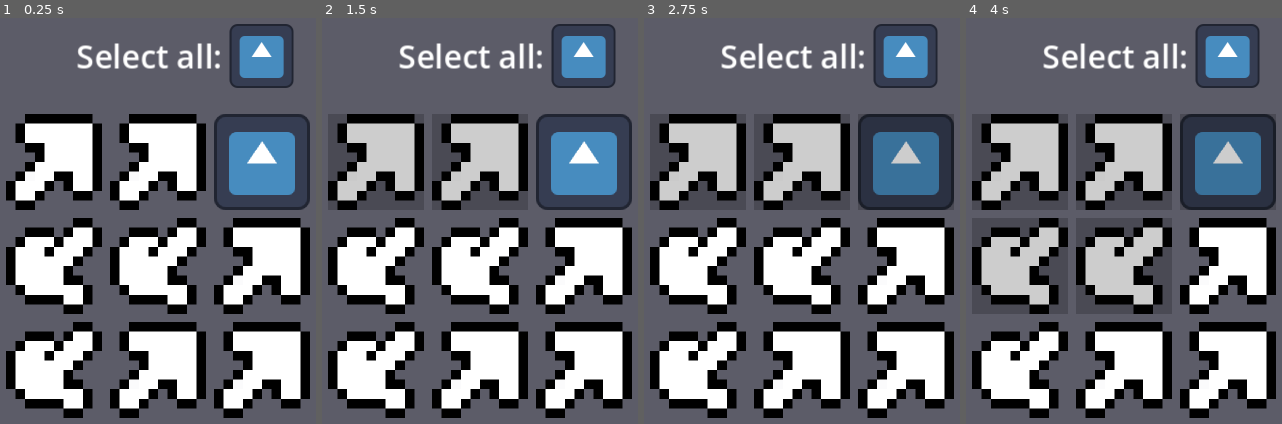
Above: before the commit, frames 1-4 (left to right).
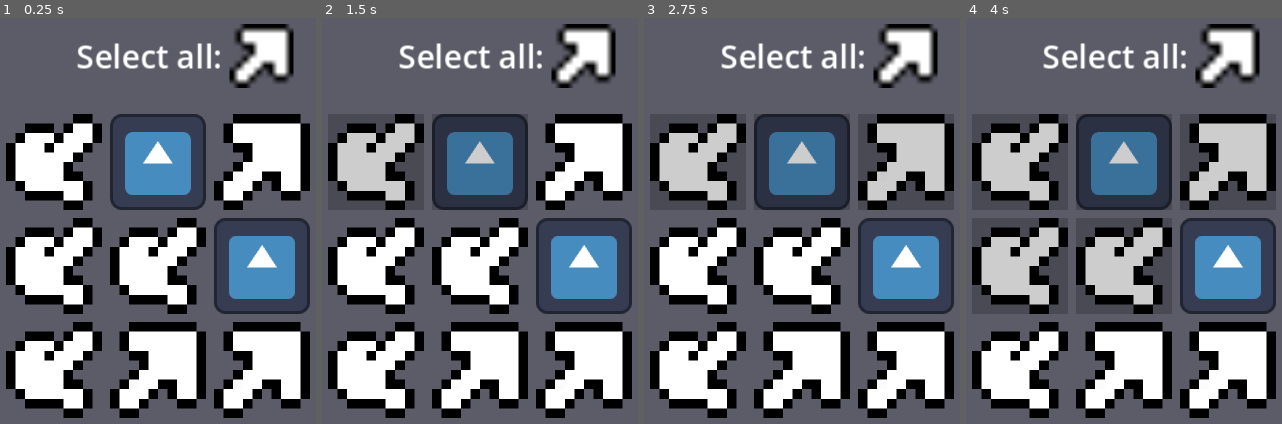
Above: after the commit, the same moments.

Repository: my-koala/UHackathon2025
Game: Godot game, scene res://assets/microgame/select_image/select_image.tscn
Two runs of this game, one before a commit and one after it. Both use one fixed random seed, a clock stepped at 60 frames per second and the inputs below. The project has no main scene, so this scene is started directly. The engine's default icon, where the game draws it, is replaced by a stand-in: a white triangle on a blue panel in a dark square.
Inputs (mouse positions are in pixels of both pictures, inside the frame that each line leads up to):
- Up to frame 1 (0.25 s): no input
- Up to frame 2 (1.5 s): click (375, 160) at 0.5 s; click (480, 160) at 1.25 s
- Up to frame 3 (2.75 s): click (906, 160) at 2 s
- Up to frame 4 (4 s): click (1019, 265) at 2.75 s; click (1124, 265) at 3.5 s

The runs differ from the first frame. In frame 1, 28% of the frame differs, in the area x 1-99%, y 1-73%; in frame 2, 27%; in frame 3, 27%; in frame 4, 27%.

Commit message:
One last logic change

Diff:
--- a/scripts/microgame/select_image/select_image.gd
+++ b/scripts/microgame/select_image/select_image.gd
@@ -26,17 +26,12 @@
 	_correct_buttons = 0
 	_expected_buttons = 0
 
-	# Select a smaller selection of 4 textures to use for the microgame
-	var button_textures: Array[Texture2D] = []
-	for i: int in range(4):
-		button_textures.append(image_library[randi() % image_library.size()])
-
 	# Our expected image is a random one of these 4
-	_expected_image = button_textures[randi() % 4]
+	_expected_image = image_library[randi() % image_library.size()]
 
 	# Populate our texture buttons with random images from our subset
 	for button: TextureButton in buttons:
-		var image: Texture2D = button_textures[randi() % 4]
+		var image: Texture2D = image_library[randi() %  image_library.size()]
 		button.texture_normal = image
 
 		# Increment expected count if texture is expected
